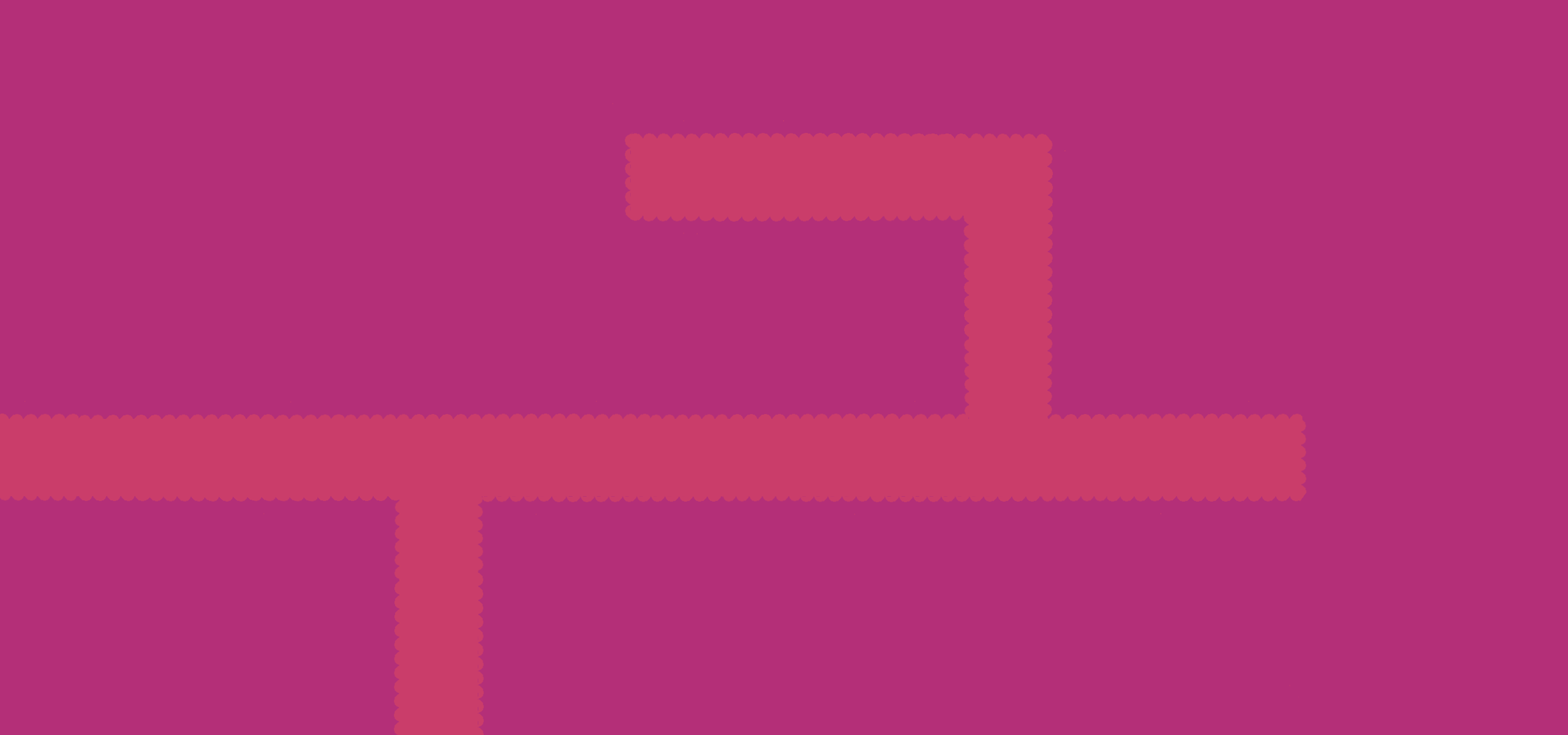
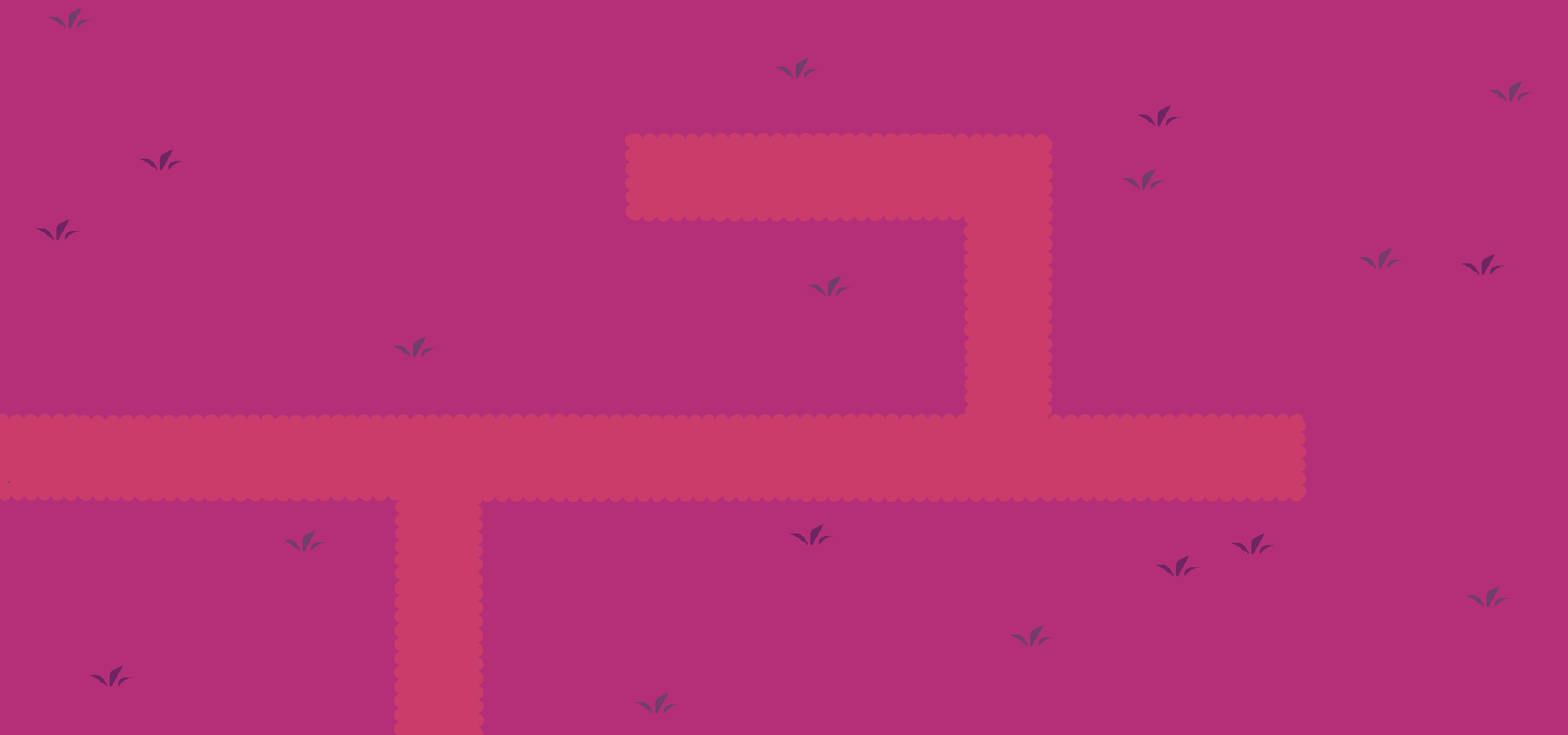
Revision of a layered 1568×735 image; what changed, layer by layer:
added layer "Paint Layer 1" (1st of 27) (50%) above "Paint Layer 1" over [7, 7, 1532, 714]
added layer "Paint Layer 1" (2nd of 27) above "Paint Layer 1" over [7, 7, 1532, 714]
painted on "Paint Layer 1" (3rd of 27) over [635, 57, 1402, 714]
painted on "Paint Layer 1" (10th of 27) over [1122, 178, 1137, 187]
painted on "Paint Layer 1" (17th of 27) over [1254, 533, 1274, 554]
painted on "Paint Layer 1" (18th of 27) over [1231, 533, 1274, 549]
painted on "Paint Layer 1" (19th of 27) over [1231, 533, 1274, 549]
painted on "Paint Layer 1" (20th of 27) over [790, 524, 834, 546]
painted on "Paint Layer 1" (21st of 27) over [790, 524, 824, 546]
painted on "Paint Layer 1" (27th of 27) over [7, 481, 326, 549]
painted on "Background" over [7, 7, 1532, 714]